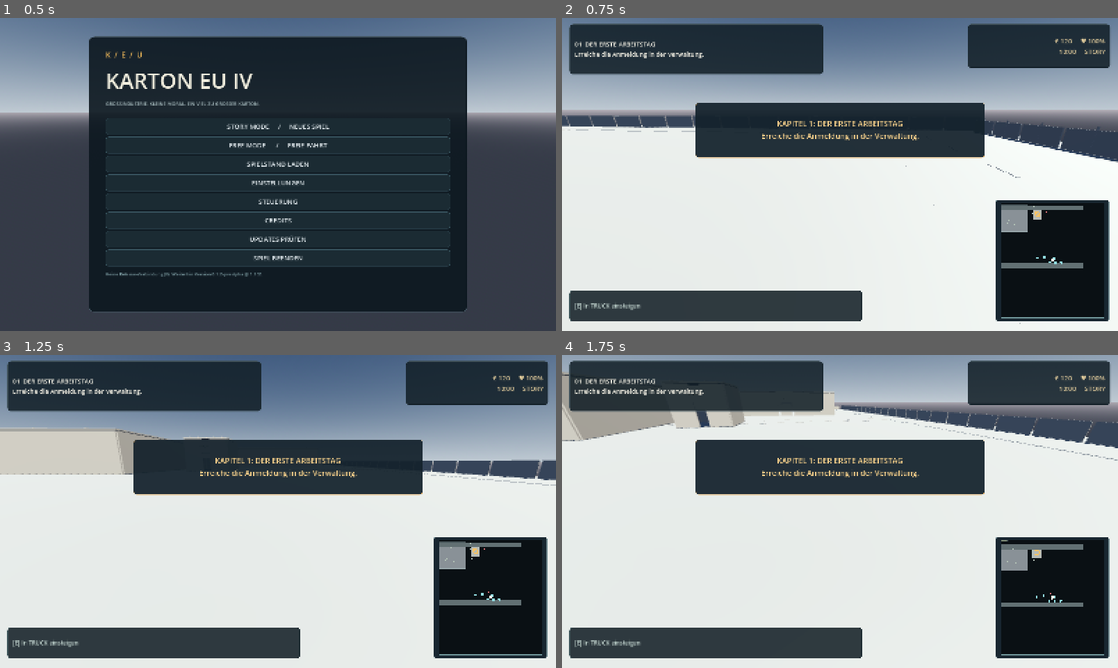
Above: before the commit, frames 1-4 (two rows, left to right).
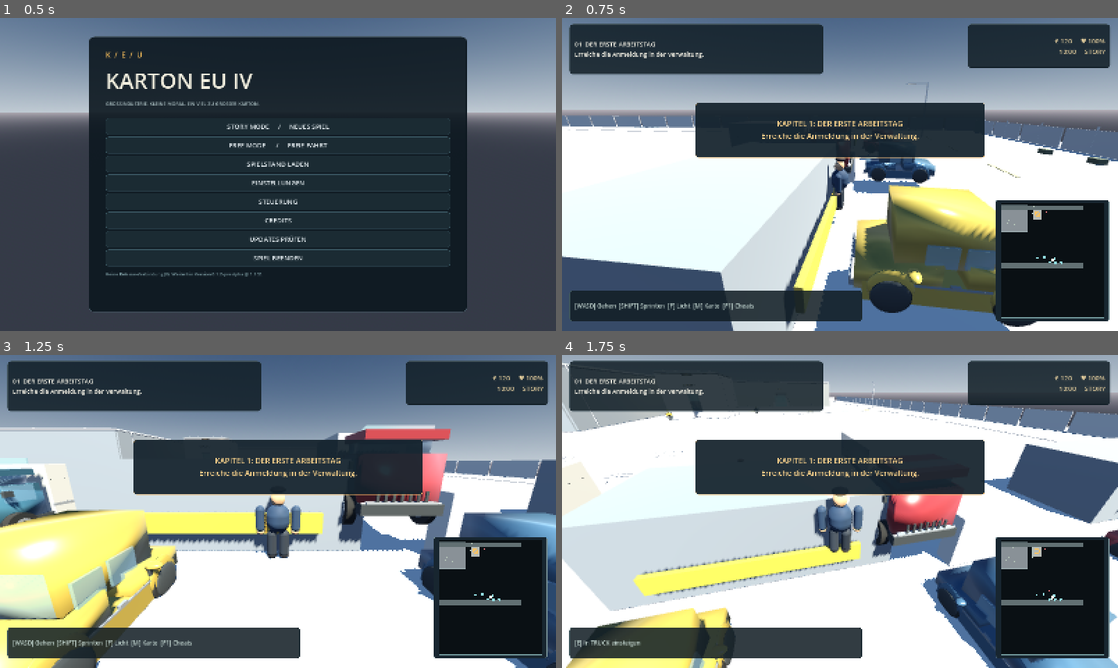
Above: after the commit, the same moments.

Repository: dmdelia/gtk-vi
Game: Godot game, scene res://main.tscn
The game is run twice, just before and just after one commit, with the same random seed, the same clock (stepped at 60 frames per second) and the same inputs.
Inputs (mouse positions are in pixels of both pictures, inside the frame that each line leads up to):
- Up to frame 1 (0.5 s): no input
- Up to frame 2 (0.75 s): click "STORY MODE / NEUES SPIEL" at 0.5 s
- Up to frame 3 (1.25 s): no input
- Up to frame 4 (1.75 s): tap Enter at 1.25 s; move the mouse to (867, 511) at 1.27 s; hold W (move_forward) from 1.28 s (still down); hold F (flashlight) from 1.28 s (still down); tap Space (jump) at 1.52 s

Frame 1 is identical in both runs. In frame 2, 21% of the frame differs, in the area x 0-100%, y 20-100%; in frame 3, 29%, in the area x 0-100%, y 22-100%; in frame 4, 25%.
Error before the commit: Parse Error: Cannot find member "TEXTURE_REPEAT_ENABLED" in base "BaseMaterial3D". (res://scripts/visuals.gd:18)

Commit message:
Fix Godot 4.4 PBR material API compatibility

Diff:
--- a/scripts/visuals.gd
+++ b/scripts/visuals.gd
@@ -15,7 +15,6 @@
 	m.roughness = 0.74
 	m.metallic = 0.0
 	m.texture_filter = BaseMaterial3D.TEXTURE_FILTER_LINEAR_WITH_MIPMAPS_ANISOTROPIC
-	m.texture_repeat = BaseMaterial3D.TEXTURE_REPEAT_ENABLED
 	var albedo_path = "res://assets/textures/%s_albedo.png" % kind
 	var normal_path = "res://assets/textures/%s_normal.png" % kind
 	var rough_path = "res://assets/textures/%s_roughness.png" % kind
